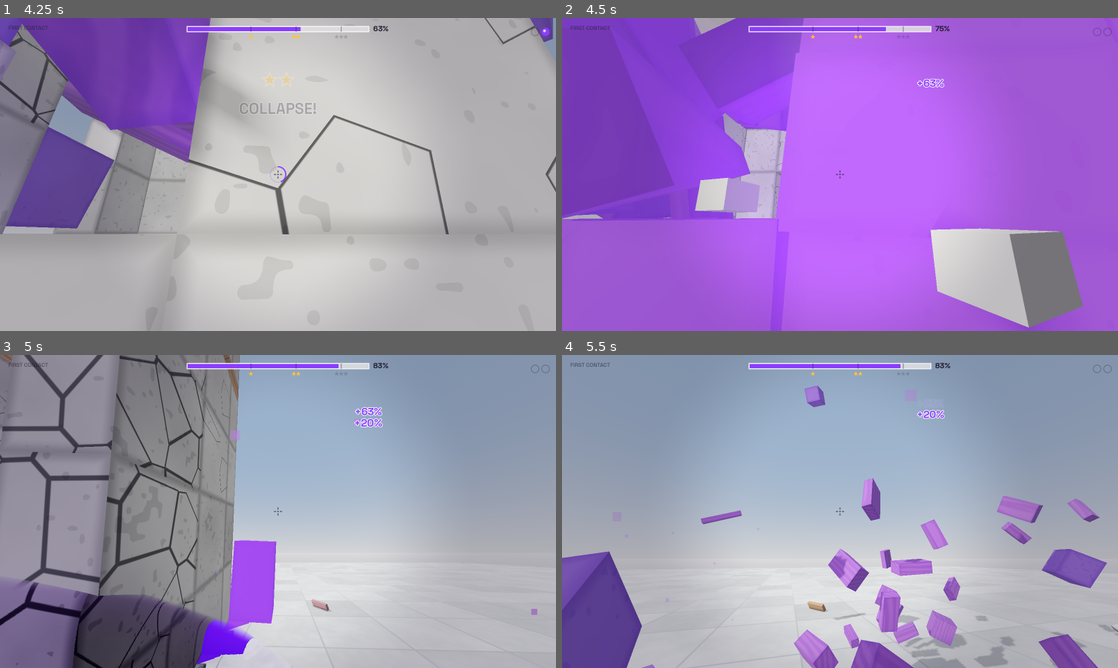
Above: before the commit, frames 1-4 (two rows, left to right).
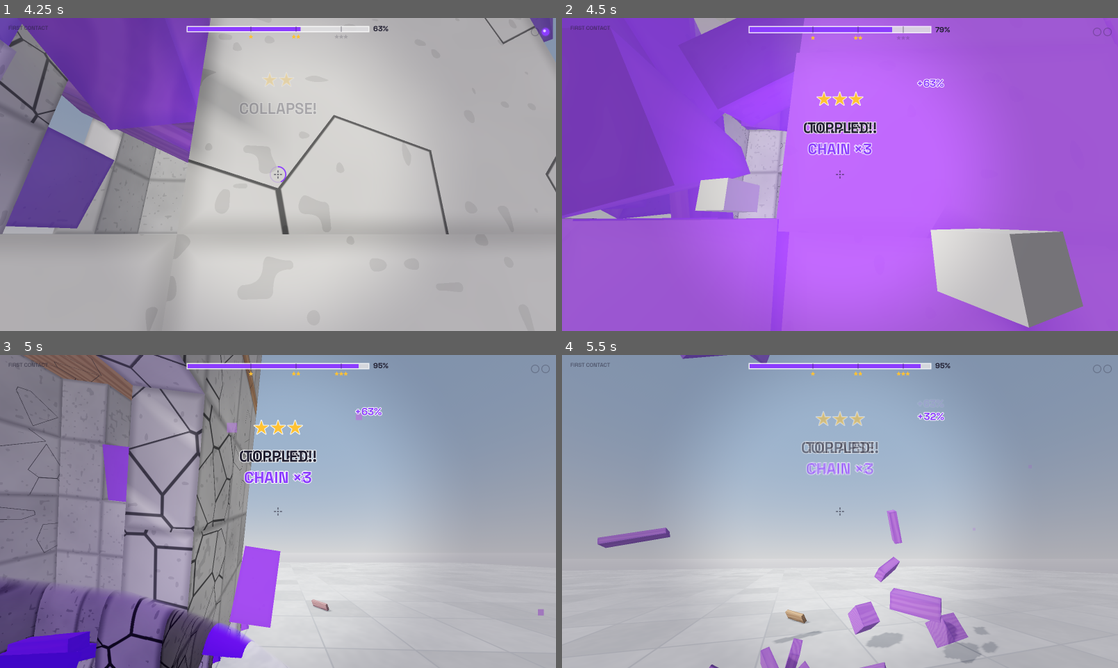
Above: after the commit, the same moments.

Repository: Ripo7/gravity
Game: Godot game, scene res://scenes/menu.tscn
Same seed, same stepped clock (60 frames per second), same inputs: the game is played once before the commit and once after it.
Inputs (mouse positions are in pixels of both pictures, inside the frame that each line leads up to):
- Up to frame 1 (4.25 s): click "Play" at 0.5 s; click "Start" at 1.25 s; tap Enter at 2 s; move the mouse to (305, 174) at 2.02 s; press the mouse at (305, 174) at 2.03 s; hold W (move_forward) from 2.03 s (still down); tap Space (jump) at 2.27, 3.02 s; move the mouse to (250, 174) at 2.77 s; release the mouse at (250, 174) at 2.78 s; tap Shift (sprint) at 2.85 s; move the mouse to (289, 168) at 3.52 s; press the mouse at (289, 168) at 3.53 s
- Up to frame 2 (4.5 s): keep holding W (move_forward); move the mouse to (834, 180) at 4.27 s; release the mouse at (834, 180) at 4.28 s; tap Shift (sprint) at 4.35 s; click (834, 180) at 4.42 s
- Up to frame 3 (5 s): keep holding W (move_forward); tap Space (jump) at 4.52 s
- Up to frame 4 (5.5 s): keep holding W (move_forward); move the mouse to (878, 514) at 5.02 s; press the mouse at (878, 514) at 5.03 s; tap Space (jump) at 5.27 s

Frame 1 is identical in both runs. In frame 2, 1.8% of the frame differs, in the area x 0-84%, y 0-99%; in frame 3, 27%, in the area x 0-98%, y 0-100%; in frame 4, 16%.

Commit message:
Toppling falls toward the cut; leaning towers push their neighbours over
- Tipping direction comes from the footprint left standing, so a tower
  falls the way it was cut (like a real demolition); blasts only nudge it
- A toppling piece resting against a standing one for 0.2 s pushes it over
- Report more contacts per falling piece so leaning is detected
- Twin Towers: start facing the gap, hint explains the cut
- Benchmark ignores the soft debris budget

Co-Authored-By: Claude Opus 5.5 <noreply@anthropic.com>
Claude-Session: https://claude.ai/code/session_01SsjNMGzV8hMkLQueWCEAuT

Diff:
--- a/levels/level_06.tscn
+++ b/levels/level_06.tscn
@@ -6,12 +6,12 @@
 [node name="Level" type="Node3D"]
 script = ExtResource("1_level")
 title = "Twin Towers"
-hint = "Topple one tower into the other."
+hint = "Weaken one tower on the side facing the other: it falls the way you cut."
 charges = 2
 star_thresholds = Vector3(0.45, 0.7, 0.9)
 
 [node name="PlayerStart" type="Marker3D" parent="."]
-transform = Transform3D(0.9659, 0, -0.2588, 0, 1, 0, 0.2588, 0, 0.9659, -6, 0.05, 14)
+transform = Transform3D(1.0, 0, 0.0, 0, 1, 0, -0.0, 0, 1.0, 0, 0.05, 13)
 
 [node name="West" type="Node3D" parent="."]
 transform = Transform3D(1.0, 0, 0.0, 0, 1, 0, -0.0, 0, 1.0, -3, 0, 0)
--- a/scripts/core/director.gd
+++ b/scripts/core/director.gd
@@ -246,6 +246,7 @@
 
 func _bench() -> void:
 	var debris := world.debris
+	debris.retire_min_age = INF  # measure raw body counts, no soft budget
 	var step := int(options.get("step", "150"))
 	var limit := mini(int(options.get("max", "3000")), debris.capacity)
 	_place(Vector3(0, 0.05, 50), Vector3(0, 1, 30))
--- a/scripts/destruction/structure_set.gd
+++ b/scripts/destruction/structure_set.gd
@@ -47,6 +47,8 @@
 ## A falling piece knocks a standing one over when its momentum exceeds the
 ## standing piece's mass times this (m/s).
 const KNOCK_SPEED := 0.9
+const LEAN_TIME := 0.2  ## seconds of leaning before the weight tells
+const LEAN_SPEED := 2.0  ## leaning counts like an impact at this speed
 
 @export var debris: DebrisSystem
 @export var material: Material
@@ -80,6 +82,7 @@
 var _rid_to_seg := {}
 var _grid := {}
 var _dirty_groups := {}
+var _tip := Vector2.ZERO  # last tipping direction (structure space)
 var _clusters: Array[Cluster] = []
 var _multimesh: MultiMesh
 var _buffer := PackedFloat32Array()
@@ -97,6 +100,9 @@
 	var age := 0.0
 	var prev_velocity := Vector3.ZERO
 	var recent := PackedFloat32Array([0.0, 0.0, 0.0, 0.0])  # last speeds
+	var toppled := false  # pivoting over its base: falls toward the cut side
+	var lean_time := 0.0  # seconds resting against a standing structure
+	var leaned := false
 
 
 func _exit_tree() -> void:
@@ -270,6 +276,10 @@
 		if d > radius or d < 0.01:
 			continue
 		var f := 1.0 - d / radius
+		if c.toppled:
+			# A toppling piece keeps falling toward the side that was cut, like
+			# a real demolition; the blast only nudges it.
+			f *= 0.25
 		var heavy := clampf(sqrt(c.mass / 400.0), 1.0, 4.0)
 		var dir := (to / d * 0.5 + toward).normalized()
 		var v: Vector3 = PhysicsServer3D.body_get_state(c.body, PhysicsServer3D.BODY_STATE_LINEAR_VELOCITY)
@@ -277,7 +287,7 @@
 		PhysicsServer3D.body_set_state(c.body, PhysicsServer3D.BODY_STATE_LINEAR_VELOCITY, v)
 		# Pushed above its base, it tips: that is what topples walls.
 		var flat := Vector3(dir.x, 0, dir.z)
-		if flat.length() > 0.05:
+		if flat.length() > 0.05 and not c.toppled:
 			var w: Vector3 = PhysicsServer3D.body_get_state(
 				c.body, PhysicsServer3D.BODY_STATE_ANGULAR_VELOCITY
 			)
@@ -540,6 +550,9 @@
 	var inset := PackedVector2Array()
 	for p in hull:
 		inset.append(p + (centroid - p).limit_length(0.06))
+	# It falls away from what still holds it: from the footprint toward the
+	# centre of mass.
+	_tip = com - centroid
 	return not Geometry2D.is_point_in_polygon(com, inset)
 
 
@@ -575,7 +588,7 @@
 		PhysicsServer3D.body_set_space(_bodies[i], RID())
 	_score_dirty = true
 	PhysicsServer3D.body_set_param(c.body, PhysicsServer3D.BODY_PARAM_MASS, c.mass)
-	PhysicsServer3D.body_set_max_contacts_reported(c.body, 6)
+	PhysicsServer3D.body_set_max_contacts_reported(c.body, 24)
 	PhysicsServer3D.body_set_param(c.body, PhysicsServer3D.BODY_PARAM_FRICTION, 0.8)
 	PhysicsServer3D.body_set_collision_layer(c.body, DebrisSystem.LAYER_DEBRIS)
 	PhysicsServer3D.body_set_collision_mask(
@@ -589,12 +602,13 @@
 	)
 	PhysicsServer3D.body_set_space(c.body, get_world_3d().space)
 	PhysicsServer3D.body_set_state(c.body, PhysicsServer3D.BODY_STATE_TRANSFORM, body_xf)
+	c.toppled = toppled
 	if toppled:
 		# Nudge it over its weakest edge so it visibly leans before it goes.
 		var g := _group[comp[0]]
-		var base := _group_origin[g].origin
-		var lean := Vector3(com.x - base.x, 0, com.z - base.z).normalized()
-		var axis := Vector3.UP.cross(lean).normalized()
+		var lean := _group_origin[g].basis * Vector3(_tip.x, 0, _tip.y)
+		lean.y = 0.0
+		var axis := Vector3.UP.cross(lean.normalized()).normalized()
 		PhysicsServer3D.body_set_state(c.body, PhysicsServer3D.BODY_STATE_ANGULAR_VELOCITY, axis * 0.6)
 	_clusters.append(c)
 	_dirty_groups[_group[comp[0]]] = true
@@ -652,11 +666,35 @@
 		if c.age > 0.1 and drop > IMPACT_DV and peak > IMPACT_MIN_SPEED and _touches_solid(c):
 			_impact(c, xf, peak)
 			continue
+		_check_lean(c, xf, delta)
 		if c.age > CLUSTER_MAX_AGE or (asleep and c.age > 0.5) or xf.origin.y < DebrisSystem.KILL_Y:
 			_dissolve(c, Vector3.ZERO, 0.0)
 			continue
 		for k in c.members.size():
 			_write_instance(c.members[k], xf * c.offsets[k])
+
+
+## A heavy piece leaning on a standing one pushes it over (tower into tower).
+func _check_lean(c: Cluster, xf: Transform3D, delta: float) -> void:
+	if c.leaned or c.age < 0.2:
+		return
+	var state := PhysicsServer3D.body_get_direct_state(c.body)
+	if state == null:
+		return
+	for k in state.get_contact_count():
+		var seg: int = _rid_to_seg.get(state.get_contact_collider(k), -1)
+		if seg < 0 or _state[seg] != State.STATIC:
+			continue
+		c.lean_time += delta
+		if c.lean_time < LEAN_TIME:
+			return
+		c.leaned = true
+		var at := state.get_contact_collider_position(k)
+		var push := at - xf.origin
+		push.y = 0.0
+		_knock(seg, push.normalized() * 2.0, c.mass * LEAN_SPEED, at)
+		return
+	c.lean_time = maxf(c.lean_time - delta, 0.0)
 
 
 ## A falling piece hit something: damage what it struck, then break it up.
